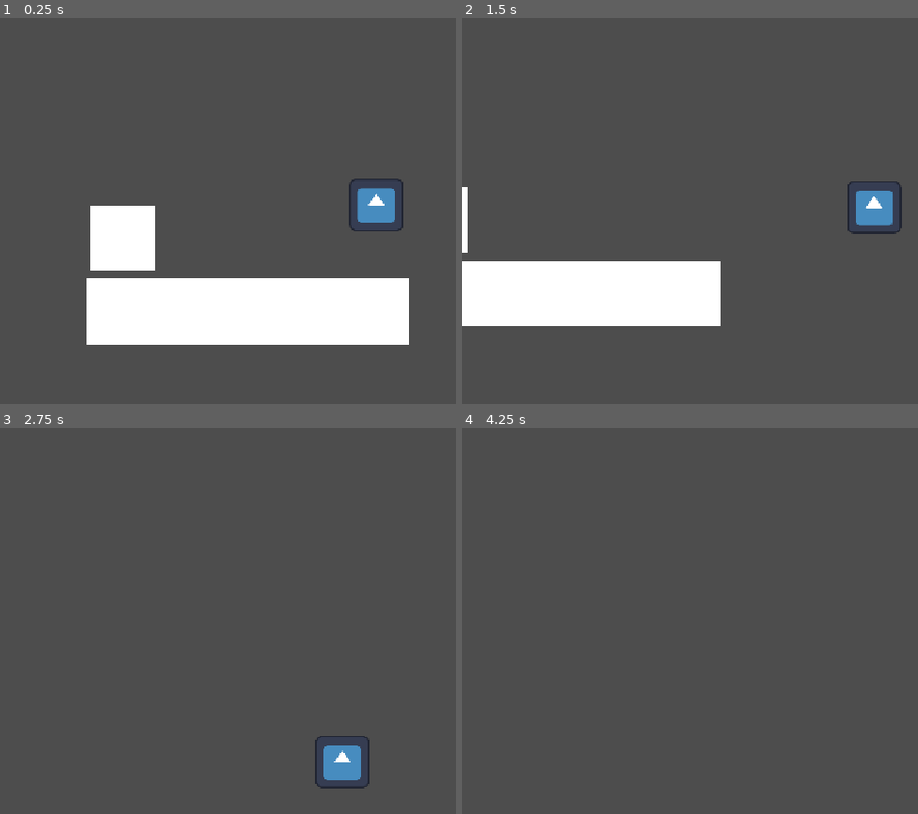
Above: before the commit, frames 1-4 (two rows, left to right).
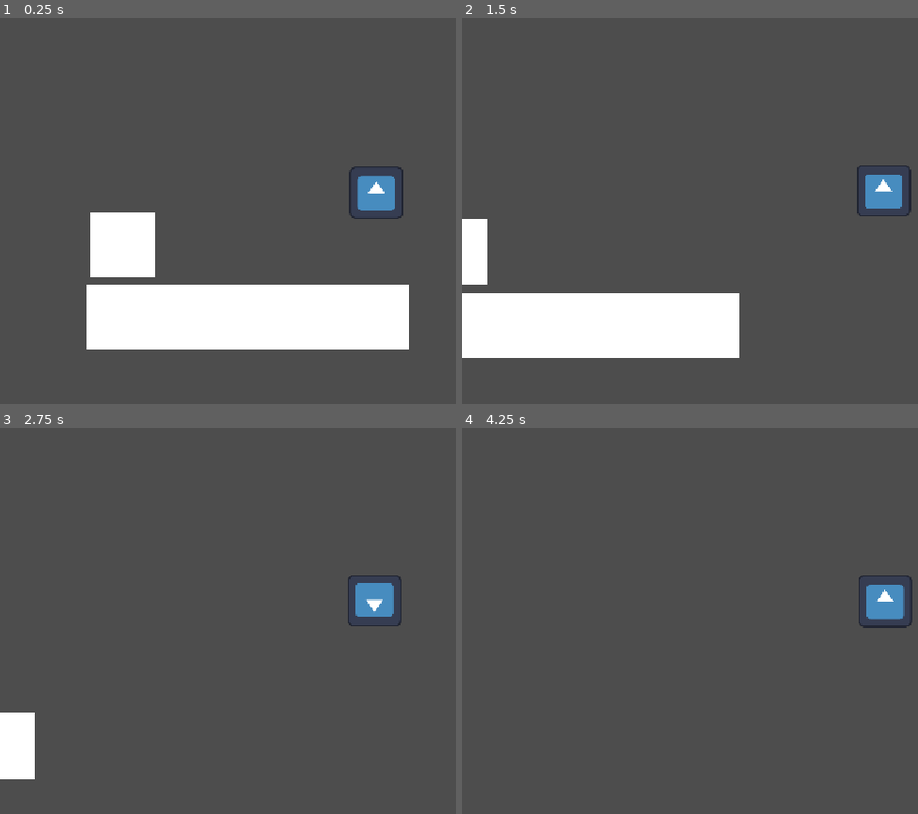
Above: after the commit, the same moments.

Repository: sirakit/Godot_Game_Jam_Project
Game: Godot game, scene res://World/world.tscn
Two runs of this game, one before a commit and one after it. Both use one fixed random seed, a clock stepped at 60 frames per second and the inputs below. The engine's default icon, where the game draws it, is replaced by a stand-in: a white triangle on a blue panel in a dark square.
Inputs:
- Up to frame 1 (0.25 s): no input
- Up to frame 2 (1.5 s): tap Enter (ui_accept) at 0.5, 0.6 s; hold D (move_right) from 0.53 s (still down); tap W (jump, bound only before the commit) at 0.77, 0.8, 1.07, 1.35 s
- Up to frame 3 (2.75 s): tap W (jump, bound only before the commit) at 1.52, 1.82, 2.3 s; tap Enter (ui_accept) at 1.55, 2.1 s; release D (move_right) at 2.03 s; hold A (move_left) from 2.03 s (still down)
- Up to frame 4 (4.25 s): release A (move_left) at 2.78 s; hold D (move_right) from 2.78 s (still down); tap Enter (ui_accept) at 2.85 s; tap W (jump, bound only before the commit) at 3.02, 3.32, 3.6, 3.77, 4.07 s

The runs differ from the first frame. In frame 1, 3.4% of the frame differs, in the area x 18-90%, y 38-86%; in frame 2, 12%, in the area x 0-99%, y 38-89%; in frame 3, 3.2%; in frame 4, 1.0%.

Commit message:
Added Spacecraft and connected scene

Diff:
--- a/Character/player.gd
+++ b/Character/player.gd
@@ -1,26 +1,20 @@
 extends CharacterBody2D
 
 
-const SPEED = 300.0
-const JUMP_VELOCITY = -400.0
+@export var max_speed: float = 400.0
+# แรงเร่งความเร็ว (ยิ่งเยอะยิ่งออกตัวไว)
+@export var acceleration: float = 800.0
+# แรงต้านในอวกาศ (ยิ่งน้อยยิ่งลอยไปไกลหลุดมือ/ยิ่งเยอะยิ่งหยุดง่าย)
+@export var friction: float = 200.0
 
 
 func _physics_process(delta: float) -> void:
-	# Add the gravity.
-	if not is_on_floor():
-		velocity += get_gravity() * delta
-
-	# Handle jump.
-	if Input.is_action_just_pressed("jump") and is_on_floor():
-		velocity.y = JUMP_VELOCITY
-
-	# Get the input direction and handle the movement/deceleration.
-	# As good practice, you should replace UI actions with custom gameplay actions.
-	var direction := Input.get_axis("move_left", "move_right")
-	if direction:
-		velocity.x = direction * SPEED
+	var input_direction := Input.get_vector("move_left", "move_right", "move_up", "move_down")
+	if input_direction != Vector2.ZERO:
+		velocity = velocity.move_toward(input_direction * max_speed, acceleration * delta)
+		rotation = input_direction.angle()
 	else:
-		velocity.x = move_toward(velocity.x, 0, SPEED)
+		# 4. หากปล่อยปุ่ม ให้ค่อยๆ ลดความเร็วลงตามแรงต้านต่ำๆ ในอวกาศ (จะไม่หยุดทันที)
+		velocity = velocity.move_toward(Vector2.ZERO, friction * delta)
 
 	move_and_slide()
-	print(velocity)
--- a/Character/player.tscn
+++ b/Character/player.tscn
@@ -7,6 +7,7 @@
 size = Vector2(83, 81)
 
 [node name="Player" type="CharacterBody2D" unique_id=1705927466]
+collision_layer = 3
 script = ExtResource("1_onrkg")
 
 [node name="Sprite2D" type="Sprite2D" parent="." unique_id=11419329]
--- /dev/null
+++ b/Spacecraft.tscn
@@ -0,0 +1,3 @@
+[gd_scene format=3 uid="uid://tnii81c0ux03"]
+
+[node name="Node2D" type="Node2D" unique_id=1007113490]
--- /dev/null
+++ b/World/base_station.gd
@@ -0,0 +1,15 @@
+extends Area2D
+
+var entered = false
+
+func _on_body_entered(body: CharacterBody2D) -> void:
+	entered = true
+
+
+func _on_body_exited(body: Node2D) -> void:
+	entered = false
+
+func _process(delta):
+	if entered == true:
+		if Input.is_action_just_pressed("ui_accept"):
+			get_tree().change_scene()
--- a/World/world.tscn
+++ b/World/world.tscn
@@ -1,6 +1,7 @@
 [gd_scene format=3 uid="uid://ckavqb25bdaul"]
 
 [ext_resource type="PackedScene" uid="uid://ckudr8chj1kgo" path="res://Character/player.tscn" id="1_62w18"]
+[ext_resource type="Script" uid="uid://xfcp4g50t6co" path="res://World/base_station.gd" id="2_8a836"]
 
 [sub_resource type="BoxMesh" id="BoxMesh_xepy2"]
 size = Vector3(100, 100, 100)
@@ -32,6 +33,8 @@
 
 [node name="BaseStation" type="Area2D" parent="." unique_id=1302406260]
 position = Vector2(-415, 1)
+collision_layer = 0
+script = ExtResource("2_8a836")
 
 [node name="MeshInstance2D" type="MeshInstance2D" parent="BaseStation" unique_id=591797586]
 position = Vector2(480, 422)
@@ -40,3 +43,6 @@
 [node name="CollisionShape2D" type="CollisionShape2D" parent="BaseStation" unique_id=2040472398]
 position = Vector2(480.5, 422)
 shape = SubResource("RectangleShape2D_8dto7")
+
+[connection signal="body_entered" from="BaseStation" to="BaseStation" method="_on_body_entered"]
+[connection signal="body_exited" from="BaseStation" to="BaseStation" method="_on_body_exited"]
--- a/project.godot
+++ b/project.godot
@@ -22,19 +22,24 @@
 
 [input]
 
+move_right={
+"deadzone": 0.2,
+"events": [Object(InputEventKey,"resource_local_to_scene":false,"resource_name":"","device":-1,"window_id":0,"alt_pressed":false,"shift_pressed":false,"ctrl_pressed":false,"meta_pressed":false,"pressed":false,"keycode":0,"physical_keycode":68,"key_label":0,"unicode":100,"location":0,"echo":false,"script":null)
+]
+}
 move_left={
 "deadzone": 0.2,
 "events": [Object(InputEventKey,"resource_local_to_scene":false,"resource_name":"","device":-1,"window_id":0,"alt_press …(191 unchanged characters)…
 ]
 }
-move_right={
+move_up={
 "deadzone": 0.2,
-"events": [Object(InputEventKey,"resource_local_to_scene":fa …(140 unchanged characters)… d":false,"keycode":0,"physical_keycode":68,"key_label":0,"unicode":100,"location":0,"echo":false,"script":null)
+"events": [Object(InputEventKey,"resource_local_to_scene":fa …(140 unchanged characters)… d":false,"keycode":0,"physical_keycode":87,"key_label":0,"unicode":119,"location":0,"echo":false,"script":null)
 ]
 }
-jump={
+move_down={
 "deadzone": 0.2,
-"events": [Object(InputEventKey,"resource_local_to_scene":fa …(141 unchanged characters)… ":false,"keycode":0,"physical_keycode":87,"key_label":0,"unicode":119,"location":0,"echo":false,"script":null)
+"events": [Object(InputEventKey,"resource_local_to_scene":fa …(141 unchanged characters)… ":false,"keycode":0,"physical_keycode":83,"key_label":0,"unicode":115,"location":0,"echo":false,"script":null)
 ]
 }
 
Not shown, added: World/base_station.gd.uid
